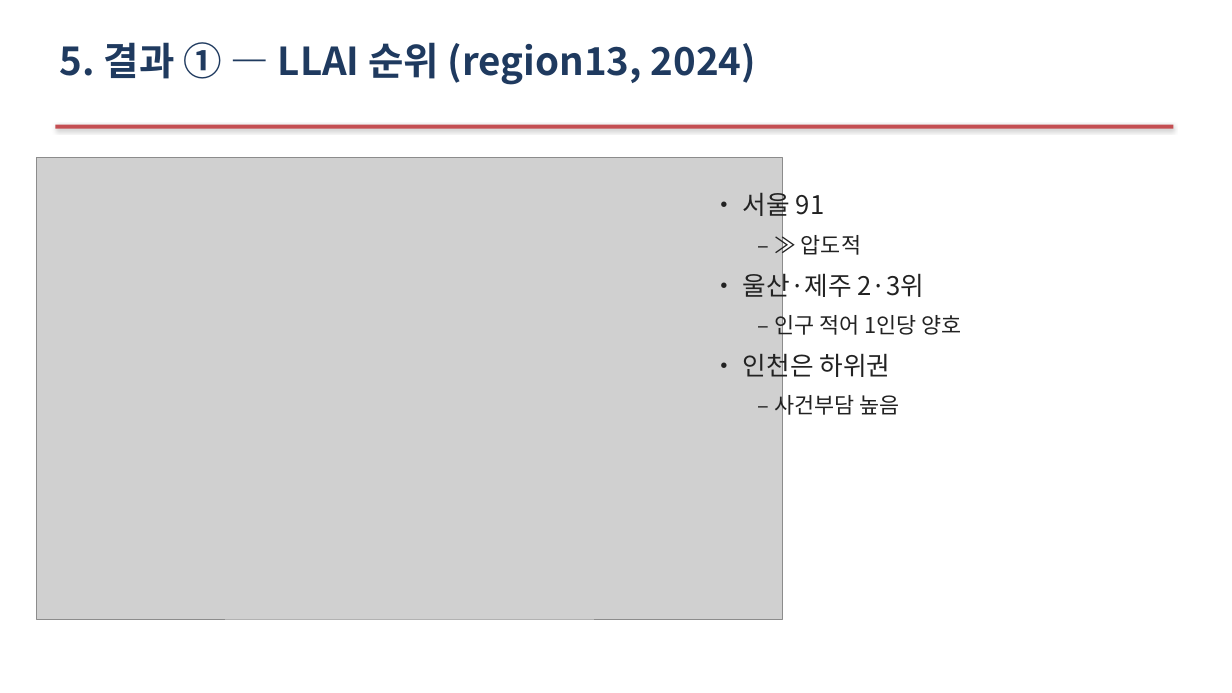
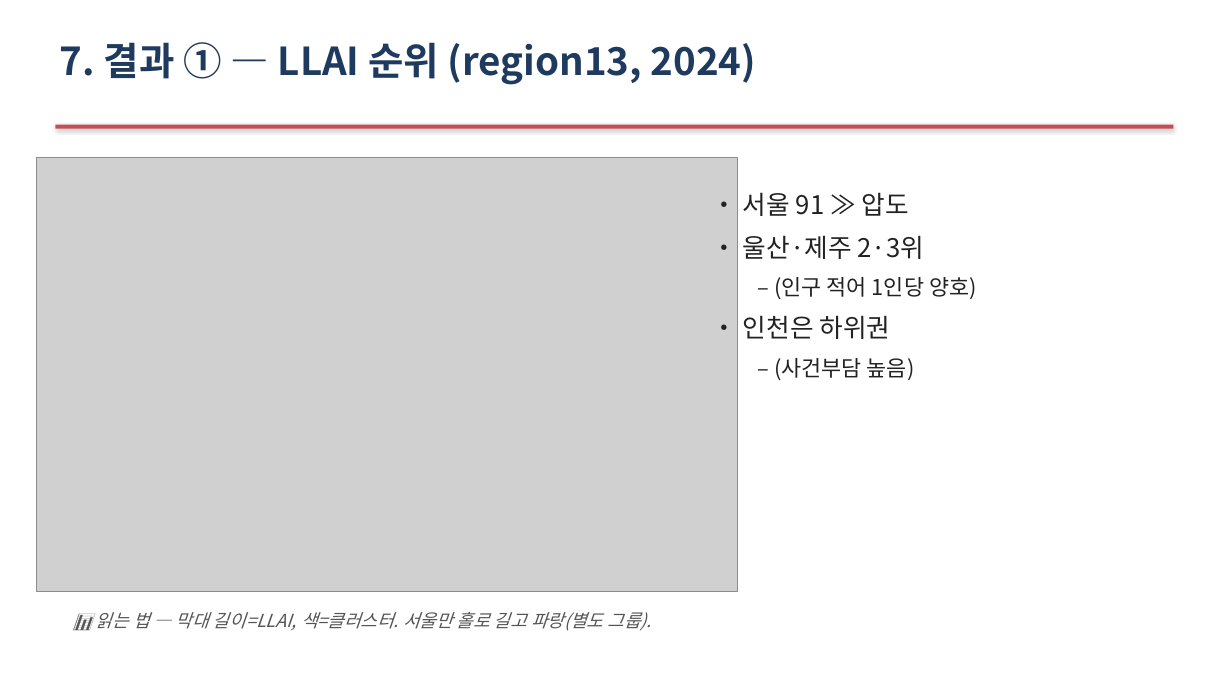
Before and after one commit to Allenkeem/llai-project, a slide deck: slide 10 of reports/발표자료.pptx (slide 7 before the commit). Drawn at 1232x693 pixels with LibreOffice and Linux fonts; fonts in the diff are those of the drawing; grey boxes stand for pictures. Boxes give left, top, right and bottom in pixels: in the first picture for what was removed or moved away, otherwise in the second. Text is boxed around its words. In the diff, an @@ line names an element or a change of style, - is before the commit and + after.

```diff
--- a/reports/발표자료.pptx
+++ b/reports/발표자료.pptx
@@ text at (x1=60, y1=42, x2=756, y2=85): text changed @@
-5. 결과 ① — LLAI 순위 (region13, 2024)
+7. 결과 ① — LLAI 순위 (region13, 2024)
@@ picture resized from (x1=37, y1=157, x2=783, y2=619) to (x1=37, y1=157, x2=738, y2=592) @@
@@ text at (x1=743, y1=192, x2=909, y2=216): text changed @@
-• 서울 91
-  – ≫ 압도적
+• 서울 91 ≫ 압도
@@ text at (x1=774, y1=277, x2=977, y2=299): text changed @@
-  – 인구 적어 1인당 양호
+  – (인구 적어 1인당 양호)
@@ text at (x1=774, y1=358, x2=915, y2=380): text changed @@
-  – 사건부담 높음
+  – (사건부담 높음)
@@ text added at (x1=96, y1=612, x2=652, y2=631), 14 pt, text #555555, italic @@
+📊 읽는 법 — 막대 길이=LLAI, 색=클러스터. 서울만 홀로 길고 파랑(별도 그룹).
```
Also in this commit, not shown: 10 other slides changed, 4 slides added.
